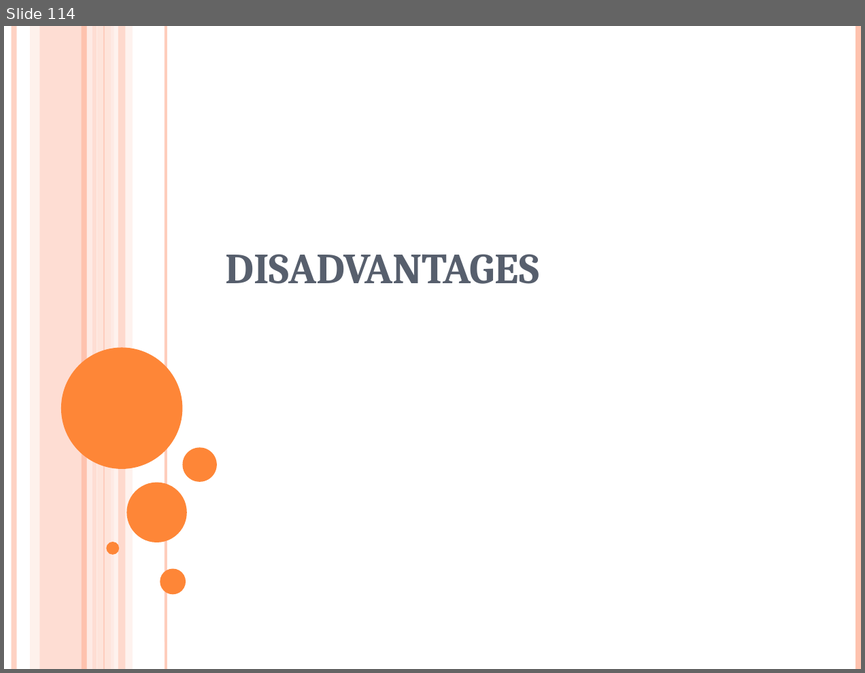
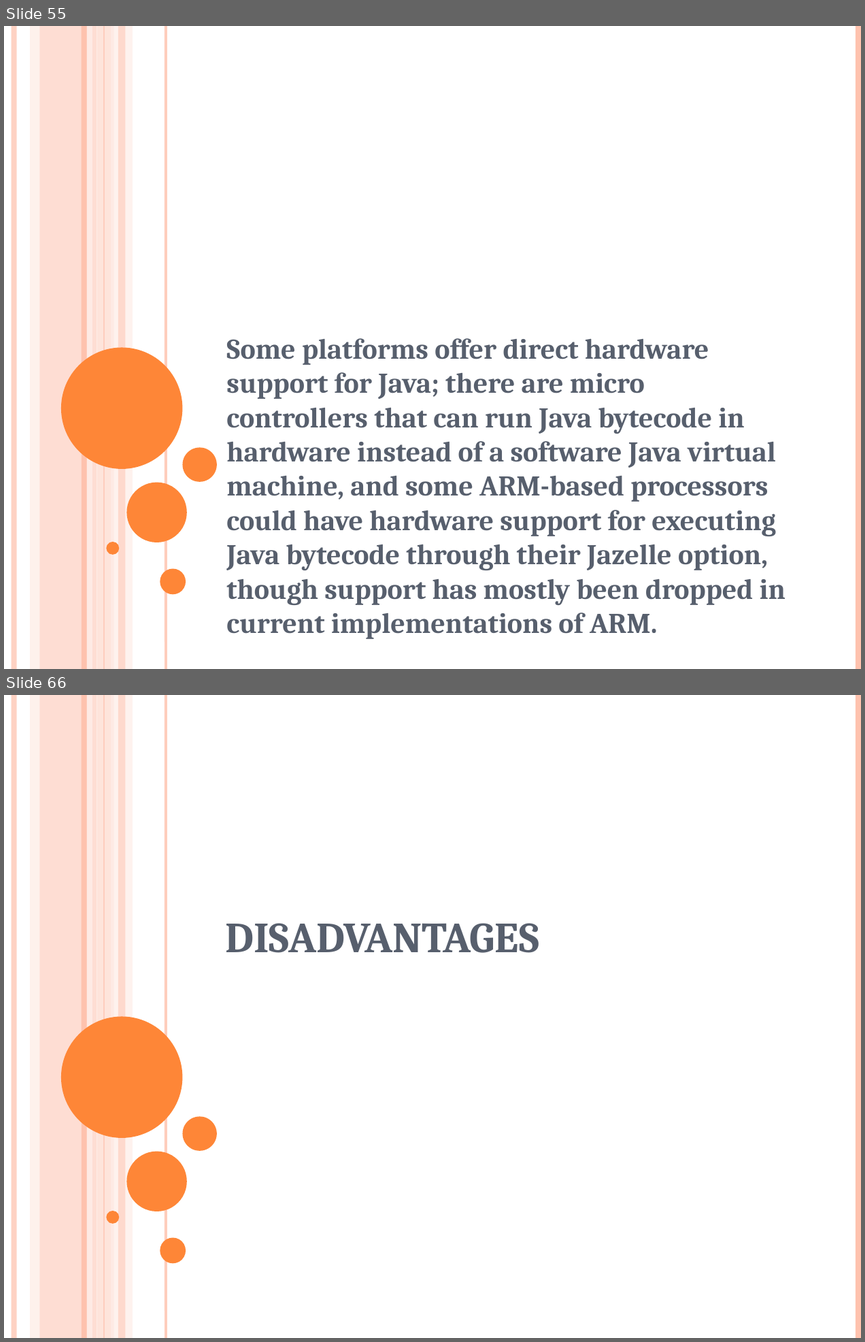
Before and after one commit to surabhi5/instant-ppt, a slide deck: output.pptx. Shown one above the other, each under a label of ours: slide 114 before the commit, slides 55 and 66 after it; the slides between them are not shown. The pictures are 865x673 and 865x1342 pixels, drawn with LibreOffice and Linux fonts; fonts in the diff are those of the drawing. Boxes give left, top, right and bottom in pixels: in the first picture for what was removed or moved away, otherwise in the second. Text is boxed around its words. In the diff, an @@ line names an element or a change of style, - is before the commit and + after.

```diff
--- a/output.pptx
+++ b/output.pptx
@@ slide 55 added at box(4, 26, 861, 669), background #FFFFFF; not listed: 16 template elements that a slide beside it also shows @@
@@ subtitle added at box(226, 338, 785, 639), 24 pt, text #575F6D, bold @@
+Some platforms offer direct hardware support for Java; there are micro controllers that can run Java bytecode in hardware instead of a software Java virtual machine, and some ARM-based processors could have hardware support for executing Java bytecode through their Jazelle option, though support has mostly been dropped in current implementations of ARM.
@@ what was slide 114 is now slide 66 @@
```
Also in this commit, not shown: 2 slides changed, 68 other slides added, 111 slides removed, 2 other files.
